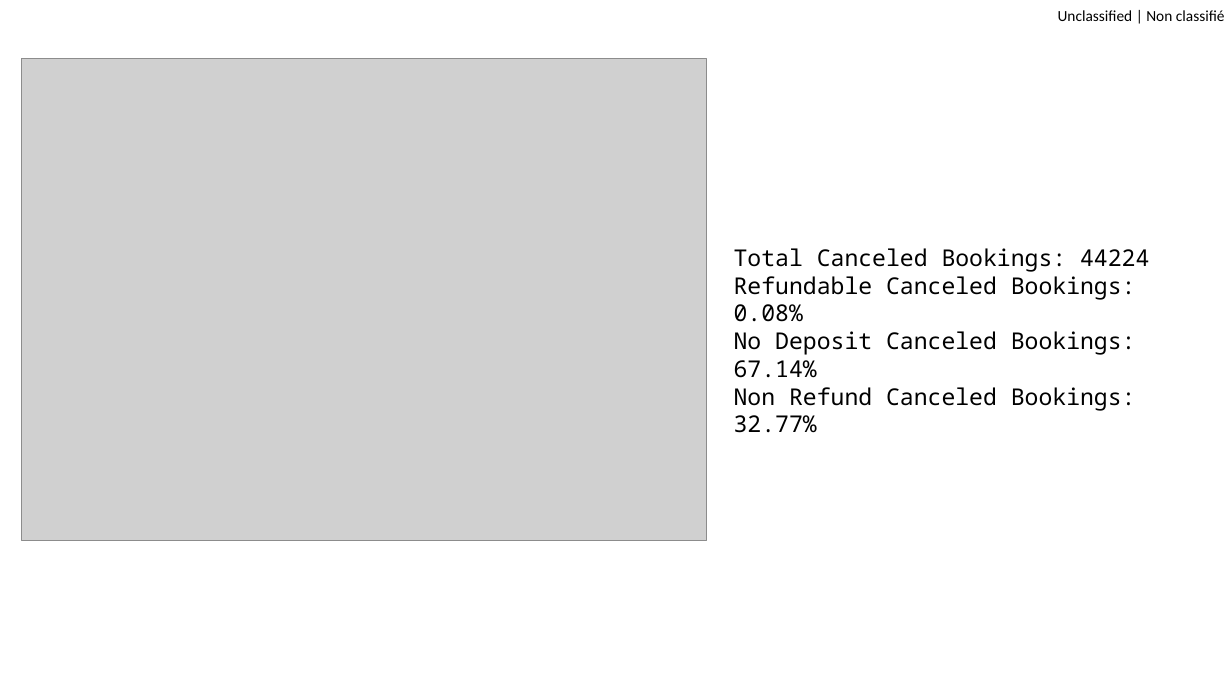
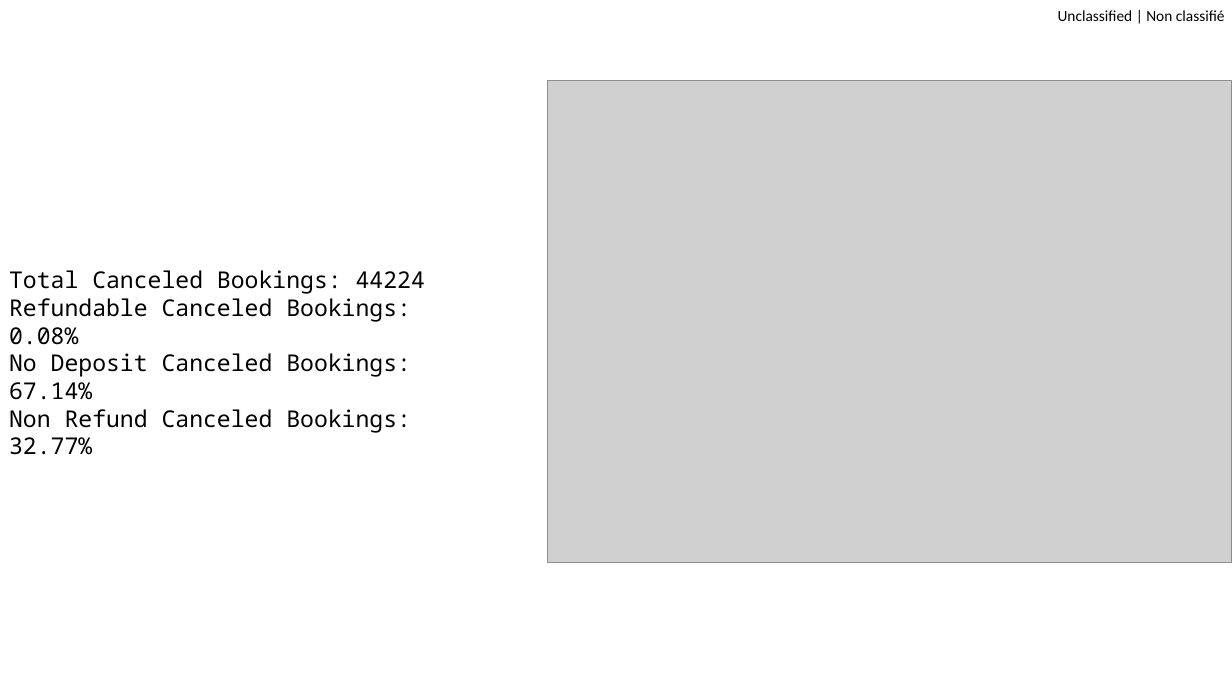
Before and after one commit to pin164/project_1, a slide deck: slide 28 of Hotel bookings.pptx (slide 26 before the commit). Drawn at 1232x693 pixels with LibreOffice and Linux fonts; fonts in the diff are those of the drawing; grey boxes stand for pictures; background and template pictures are left out. Boxes give left, top, right and bottom in pixels: in the first picture for what was removed or moved away, otherwise in the second. Text is boxed around its words. In the diff, an @@ line names an element or a change of style, - is before the commit and + after.

```diff
--- a/Hotel bookings.pptx
+++ b/Hotel bookings.pptx
@@ picture: place and size @@
-picture at (22, 59, 707, 541)
+picture at (547, 81, 1232, 563)
@@ text "Total Canceled Bookings: 44224": place and size @@
-text "Total Canceled Bookings: 44224" at (734, 248, 1149, 433)
+text "Total Canceled Bookings: 44224" at (9, 270, 425, 455)
```
Also in this commit, not shown: 1 other slide changed, 6 slides added, 8 slides removed.
